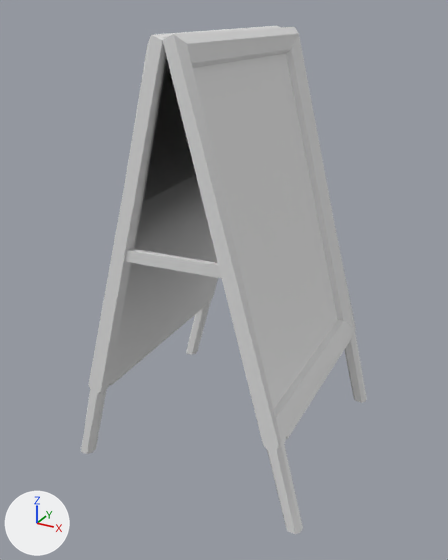
The FBX model Assets/3D_Assets/Props/ardoise.fbx, before and after one commit.
Before and after are seen from a 50 mm camera at (1.21, -2.19, 1.83) aimed at (0.04, -0.06, 0.77). Every picture has the same lights, and +X, +Y and +Z are marked at lower left. Where no turn or scale is listed for an object, it has been applied to the vertices.
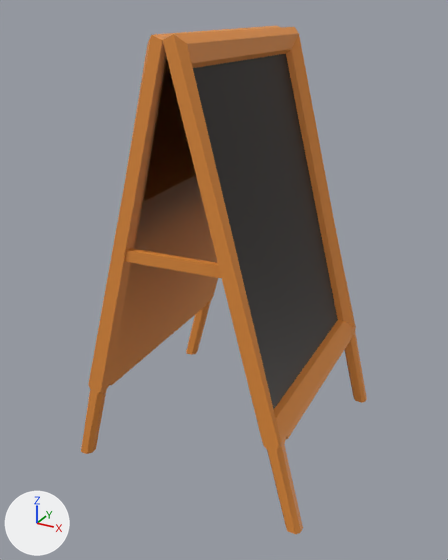
The change, as a diff of the scene's bpy script:
```diff
--- a/Assets/3D_Assets/Props/ardoise.fbx.py
+++ b/Assets/3D_Assets/Props/ardoise.fbx.py
@@ mat_material_005 @@
+mat_material_005 = principled_material('Material.005')
+mat_material_005.base_color = (0.0134, 0.00852, 0.00554)  # black #1f1711
@@ mat_material_007 @@
+mat_material_007 = principled_material('Material.007')
+mat_material_007.base_color = (0.8, 0.281, 0.0473)  # orange #e7903d
@@ me_cube_048 @@
 me_cube_048.from_pydata(...)  # 169 vertices, 130 faces; spans x -0.33..0.77, y -0.52..0.52, z -1.0..0.76
+me_cube_048.materials.append(mat_material_007)  # orange #e7903d
@@ me_cube_051 @@
 me_cube_051.from_pydata(...)  # 20 vertices, 6 faces; spans x -0.163..0.598, y -0.442..0.442, z -0.561..0.653
+me_cube_051.materials.append(mat_material_005)  # black #1f1711
```

Changed parts and their boxes [x1, y1, x2, y2] in the pictures (448 x 560 px):
'Cube.002', recoloured
    both: [81, 26, 367, 534]
'Cube.004', recoloured (grey to black)
    both: [193, 54, 338, 409]
